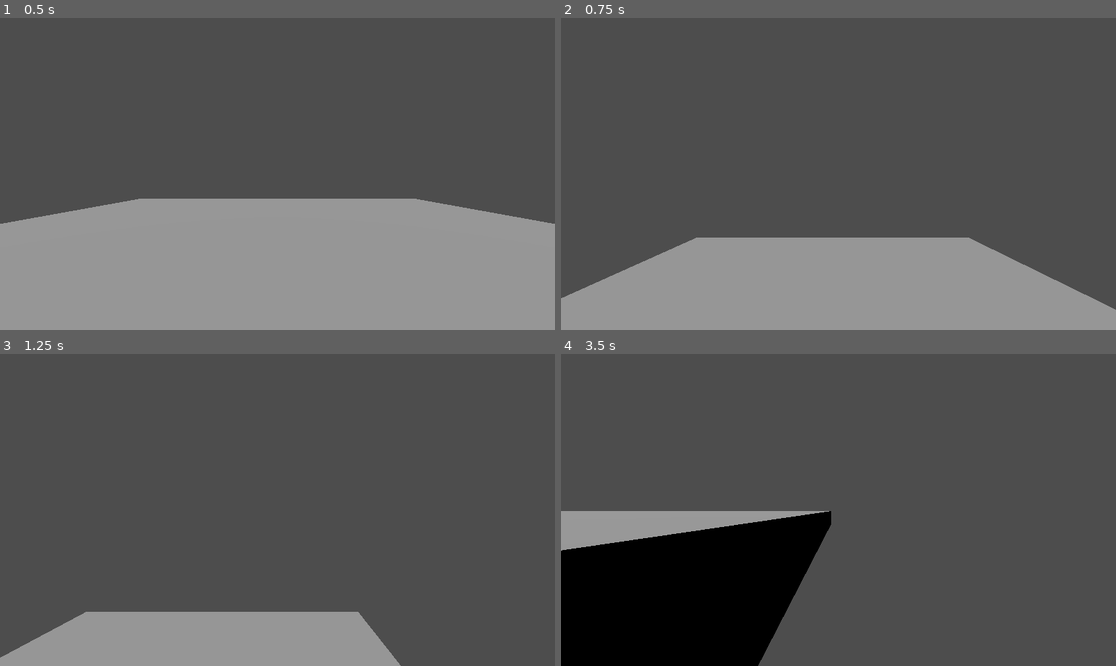
Above: before the commit, frames 1-4 (two rows, left to right).
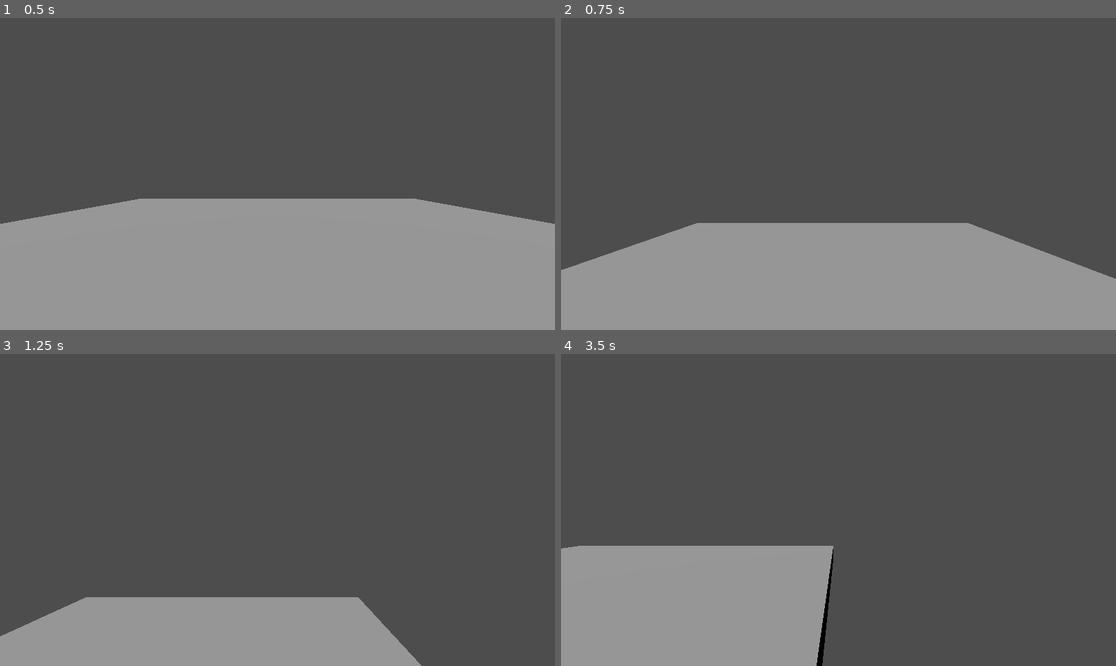
Above: after the commit, the same moments.

Repository: william-v4/flippyflippy
Game: Godot game, scene res://main.tscn
Same seed, same stepped clock (60 frames per second), same inputs: the game is played once before the commit and once after it.
Inputs:
- Up to frame 1 (0.5 s): no input
- Up to frame 2 (0.75 s): tap Enter at 0.5 s; hold Right (move_right) from 0.53 s (still down); hold Space (jump) from 0.53 s (still down)
- Up to frame 3 (1.25 s): keep holding Right (move_right); keep holding Space (jump)
- Up to frame 4 (3.5 s): release Right (move_right) at 1.28 s; release Space (jump) at 1.28 s; hold Down (move_back) 1.28-2.03 s; tap Space (jump) at 1.35, 1.52, 1.82, 2.85, 3.02, 3.32 s; hold Right (move_right) 2.03-2.78 s; hold Space (jump) 2.03-2.78 s; hold Up (move_forward) from 2.78 s (still down)

Frame 1 is identical in both runs. In frame 2, 5.9% of the frame differs, in the area x 0-100%, y 65-94%; in frame 3, 3.8%; in frame 4, 24%, in the area x 0-50%, y 50-100%.

Commit message:
Remove determine_ground_input return value and print commands
Make determine_ground_input() change target_acceleration directly, so
remove its return value. Additionally, remove diagnostic print commands.

Diff:
--- a/game_files/player/player.gd
+++ b/game_files/player/player.gd
@@ -1,7 +1,7 @@
 extends CharacterBody3D
 
 #Variable for normal acceleration applied by the player
-@export var applied_normal_acceleration_scalar : Dictionary = {"x" = 20, "y" = 1000, "z" = 20}
+@export var applied_normal_acceleration_scalar : Dictionary = {"x" = 20, "y" = 600, "z" = 20}
 #Variable for added acceleration alongside normal acceleration (for larger jumps, quicker changes in direction, and so on)
 @export var applied_added_acceleration_scalar : Dictionary = {"x" = 20, "y" = 10, "z" = 20}
 
@@ -26,82 +26,64 @@
 	velocity = Vector3.ZERO
 
 func calculate_ground_velocity(delta : float):
+	# For each plane, determine which keys are being pressed, determining the applied acceleration from the player.
 	for plane in ["x", "z"]:
 		if (target_velocity[plane] < 0) and (target_velocity[plane] >= -(max_velocity_scalar[plane])):
-			print("velocity " + plane + " is less than 0 and more than or equal to negative max")
-			target_acceleration[plane] = determine_ground_input(delta, plane, input_negative_value[plane], input_positive_value[plane], 0, applied_added_acceleration_scalar[plane])
+			determine_ground_input(delta, plane, input_negative_value[plane], input_positive_value[plane], 0, applied_added_acceleration_scalar[plane])
 		elif target_velocity[plane] == 0:
-			print("velocity " + plane + " is 0")
-			target_acceleration[plane] = determine_ground_input(delta, plane, input_negative_value[plane], input_positive_value[plane], 0, 0)
+			determine_ground_input(delta, plane, input_negative_value[plane], input_positive_value[plane], 0, 0)
 		elif (target_velocity[plane] > 0) and (target_velocity[plane] <= max_velocity_scalar[plane]):
-			print("velocity " + plane + " is more than 0 and less than or equal to positive max")
-			target_acceleration[plane] = (determine_ground_input(delta, plane, input_negative_value[plane], input_positive_value[plane], -(applied_added_acceleration_scalar[plane]), 0))
+			determine_ground_input(delta, plane, input_negative_value[plane], input_positive_value[plane], -(applied_added_acceleration_scalar[plane]), 0)
 
-	print("target acceleration is " + str(target_acceleration))
-
+	# If the player is not applying acceleration, begin applying friction.
 	if pow((pow(target_acceleration["x"], 2) + pow(target_acceleration["z"], 2)), 1/2.0) == 0:
 		calculate_friction(delta)
 	else:
+		# Change the velocity by the target acceleration.
 		target_velocity["x"] = (target_acceleration["x"] * delta) + target_velocity["x"]
 		target_velocity["z"] = (target_acceleration["z"] * delta) + target_velocity["z"]
 
+		# If the resultant velocity is above the maximum velocity scalar defined above, lower the resultant velocity while maintaining the same direction.
 		if pow((pow(target_velocity["x"], 2) + pow(target_velocity["z"], 2)), 1/2.0) > max_velocity_scalar["x"]:
 			lower_resultant_velocity(target_velocity["x"], target_velocity["z"])
 
 func determine_ground_input(delta : float, plane : String, negative_input : String, positive_input : String, added_acceleration_negative : int, added_acceleration_positive : int):
-	var acceleration_to_determine : float
-
-	acceleration_to_determine = 0
-
-	print(plane + " applied acceleration:")
 	if Input.is_action_pressed(negative_input) == true:
-		acceleration_to_determine = (-(applied_normal_acceleration_scalar[plane]) + added_acceleration_negative)
+		target_acceleration[plane] = (-(applied_normal_acceleration_scalar[plane]) + added_acceleration_negative)
 	elif Input.is_action_pressed(positive_input) == true:
-		acceleration_to_determine = (applied_normal_acceleration_scalar[plane] + added_acceleration_positive)
+		target_acceleration[plane] = (applied_normal_acceleration_scalar[plane] + added_acceleration_positive)
+	#If neither key for the given plane is being pressed, then begin decelerating in that plane.
 	elif (abs(target_velocity[plane]) - ((applied_normal_acceleration_scalar[plane] + applied_added_acceleration_scalar[plane]) * delta)) < 0:
-		acceleration_to_determine = -(target_velocity[plane]) / delta
+		target_acceleration[plane] = -(target_velocity[plane]) / delta
 	else:
-		acceleration_to_determine = (target_velocity[plane] / abs(target_velocity[plane]) * -1) * (applied_normal_acceleration_scalar[plane] + applied_added_acceleration_scalar[plane])
-
-	print("acceleration from input:" + str(acceleration_to_determine))
-
-	return acceleration_to_determine
+		target_acceleration[plane] = (target_velocity[plane] / abs(target_velocity[plane]) * -1) * (applied_normal_acceleration_scalar[plane] + applied_added_acceleration_scalar[plane])
 
 func calculate_friction(delta : float):
-	print("calculating friction")
 	if (pow((pow(target_velocity["x"], 2) + pow(target_velocity["z"], 2)), 1/2.0) - (friction_acceleration_scalar * delta)) < 0:
 		target_velocity["x"] = 0
 		target_velocity["z"] = 0
 	else:
-		print("atan: " + str(rad_to_deg(atan2(target_velocity["z"], target_velocity["x"]))))
 		target_velocity["x"] = cos(atan2(target_velocity["z"], target_velocity["x"])) * (pow((pow(target_velocity["x"], 2) + pow(target_velocity["z"], 2)), 1/2.0) - (friction_acceleration_scalar * delta))
 		target_velocity["z"] = sin(atan2(target_velocity["z"], target_velocity["x"])) * (pow((pow(target_velocity["x"], 2) + pow(target_velocity["z"], 2)), 1/2.0) - (friction_acceleration_scalar * delta))
 
 func lower_resultant_velocity(current_x_velocity : float, current_z_velocity : float):
-	print("fixing diagonal velocity")
 	target_velocity["x"] = cos(atan2(current_z_velocity, current_x_velocity)) * max_velocity_scalar["x"]
 	target_velocity["z"] = sin(atan2(current_z_velocity, current_x_velocity)) * max_velocity_scalar["z"]
 
-	print("direction is " + str(rad_to_deg(atan2(target_velocity["z"], target_velocity["x"]))))
-
-
 func calculate_y_velocity(delta : float):
-	if is_on_floor() == false:
-		target_acceleration["y"] = -(gravity_acceleration_scalar)
+	# If nothing else below this instruction changes the target acceleration along the y axis, the acceleration due to gravity will bring the player back to the ground.
+	target_acceleration["y"] = -(gravity_acceleration_scalar)
 
 	if is_on_floor() == true:
 		target_acceleration["y"] = 0
 		target_velocity["y"] = 0
 
-	#target_velocity["y"] = (target_acceleration["y"] * delta) + target_velocity["y"]
+	if (Input.is_action_pressed("jump") == true) and (is_on_floor() == true):
+		target_acceleration["y"] = applied_normal_acceleration_scalar["y"]
 
-	if (Input.is_action_pressed("jump") == true and is_on_floor() == true):
-		target_acceleration["y"] = applied_normal_acceleration_scalar["y"]
-		#target_velocity["y"] += (applied_normal_acceleration_scalar["y"] * delta)
-	#elif (Input.is_action_pressed("jump") == true and target_velocity["y"] > 0 and target_velocity["y"] < 20):
-		#target_acceleration["y"] = applied_normal_acceleration_scalar["y"]
-	#elif (Input.is_action_pressed("jump") == true and target_velocity["y"] > 5):
-		#target_velocity["y"] = 0
+	# If the player continues to press the "jump" action after starting the jump from the floor, lower the (scalar) acceleration due to gravity to provide the player more time in the air.
+	if  (Input.is_action_pressed("jump") == true) and (is_on_floor() == false) and (target_velocity["y"] > 0):
+		target_acceleration["y"] = (-(gravity_acceleration_scalar)) + 15
 
 	if abs((target_acceleration["y"] * delta) + target_velocity["y"]) > max_velocity_scalar["y"]:
 		target_velocity["y"] = (abs(target_velocity["y"])/target_velocity["y"]) * max_velocity_scalar["y"]
@@ -109,15 +91,12 @@
 		target_velocity["y"] = (target_acceleration["y"] * delta) + target_velocity["y"]
 
 func _physics_process(delta):
-	print(str(is_on_floor()))
 	calculate_ground_velocity(delta)
 	calculate_y_velocity(delta)
 
+	# Apply the target velocity to the velocity variable to be used by move_and_slide().
 	velocity.x = target_velocity["x"]
 	velocity.y = target_velocity["y"]
 	velocity.z = target_velocity["z"]
 
-	print("final velocity is " + str(velocity))
-
 	move_and_slide()
-	print("")
